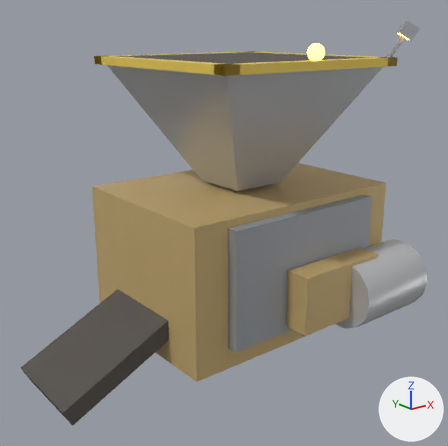
An edit to the glTF model assets/ships/release/render-packages/crusher-module/render.glb, drawn before and after from the same camera.
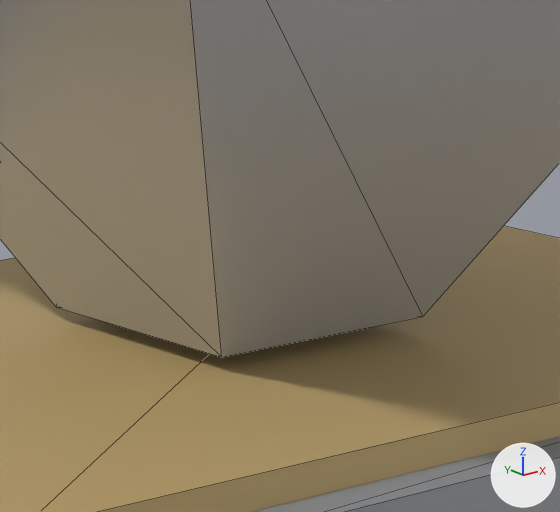
The first picture shows the older version from a 50 mm camera at (-11.42, -13.48, 6.35) aimed at (-1.39, -0.95, 1.33). The close-ups show the older and then the newer version on the part from 42% to 69% of the width and 26% to 50% of the height of that picture. Only the edits that show in the close-ups are written down. Lighting does not change. The marker at lower right points along +X, +Y and +Z. The close-ups show mesh edges as thin lines. Where no turn or scale is listed for an object, it has been applied to the vertices. Vertices at exactly the same position are counted once.

In view in the first close-up: 'belt_guard'.
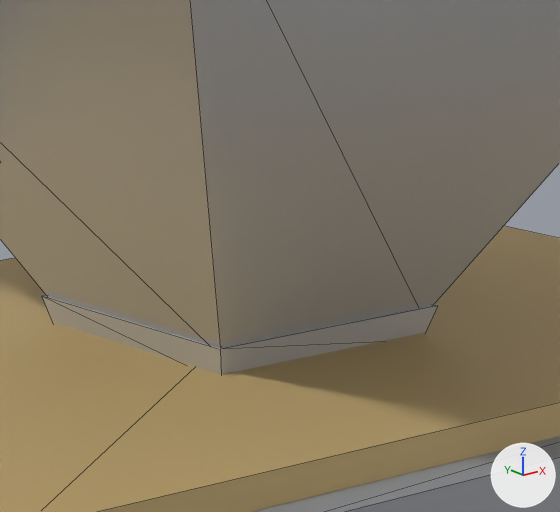
Changed parts and their boxes (x1, y1, x2, y2) in the close-ups (560 x 512 px):
part 1 of me_render_sf_render_crusher_module_flight_static_lane_1, added: after (42, 295, 437, 375)

What changed in the scene script:
```text
Change me_render_sf_render_crusher_module_flight_static_lane_1:
    used by ob_belt_guard; location = (-1.505, -0.625, 1.93)
    remove me_render_sf_render_crusher_module_flight_static_lane_1.from_pydata(...)  # 344 vertices, 628 faces; spans x -5.0..5.0, y -3.58..3.58, z -4.63..4.63
    add me_render_sf_render_crusher_module_flight_static_lane_1.from_pydata(...)  # 352 vertices, 640 faces; spans x -5.0..5.0, y -3.58..3.58, z -4.63..4.63
    me_render_sf_render_crusher_module_flight_static_lane_1 part 1
    8 vertices are added at x 0.63..2.38, y -0.25..1.5, z 0.02..0.24
    12 new faces join them, mat_esk_bare_steel (light grey #ced0d3)
```
